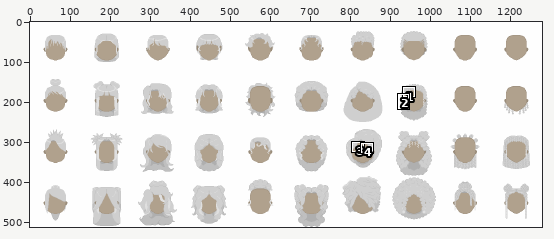
File history of a pixel-art file, Assets/Images/Pepo_Hair.aseprite. The first picture is a wide view before the edit; the outline marks the close-up.
Close-up. First the earlier version:
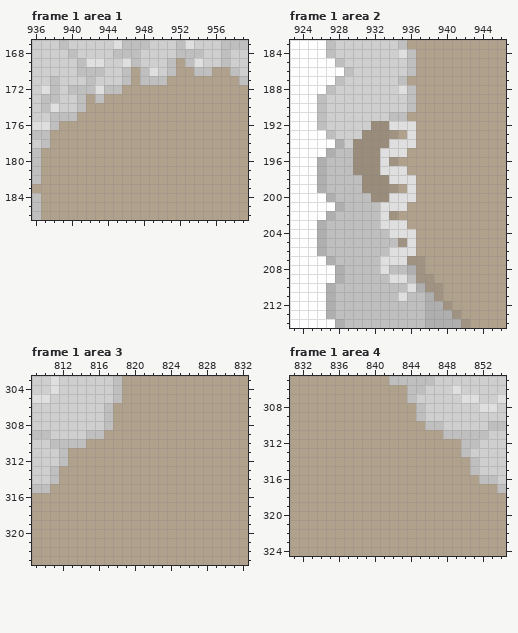
1280x512 pixels, 2 frames. Colours within 5 levels of each other are drawn and written as one. Shown: frame 1 area 1: x 936..959, y 167..186; frame 1 area 2: x 923..946, y 183..214; frame 1 area 3: x 809..832, y 303..323; frame 1 area 4: x 831..854, y 305..324. The commit also changed other frames or places, which this record leaves out.
The result:
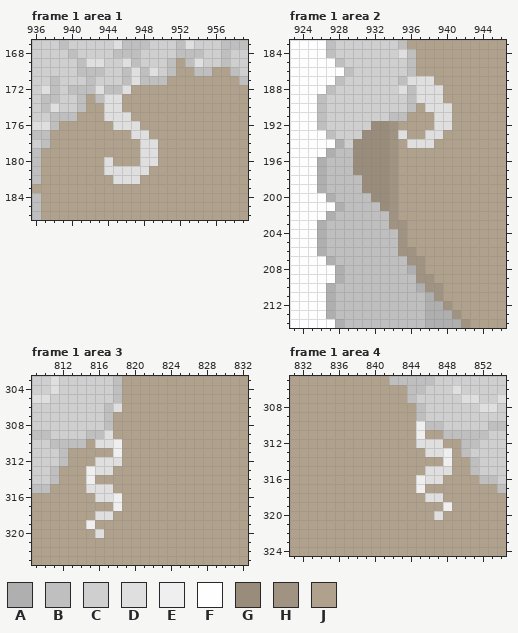
Palette (. is transparent): A #afafaf  B #bfbfbf  C #cfcfcf  D #dfdfdf  E #efefef  F #fefefe  G #998c7a  H #a19381  J #b0a18d
From old to new:
layer "Whiteout" added
layer "Layer 1" removed
Frame 1 area 1, layer "Tendrils":
The author changed colour J to colour D in rows 170 to 171 at x 947; in row 172 at x 946; in rows 173 to 174 at x 944 to 945; in row 175 at x 944 to 946; in row 176 at x 945 to 947; in row 177 at x 947 to 948.
The author changed colour J to colour D in rows 178 to 179 at x 948 to 949; in row 180 at x 944 and 948 to 949; in row 181 at x 944 to 948; in row 182 at x 945 to 947.
Frame 1 area 2, layer "Tendrils":
The author changed colour D to colour B in rows 202 to 203 at x 933; in row 204 at x 934; in row 206 at x 934; in row 207 at x 933 to 935; in row 208 at x 933; in row 209 at x 934 to 935.
The author changed colour D to colour B in row 210 at x 936; in row 211 at x 935.
The author changed colour J to colour D in row 187 at x 936 to 938; in rows 188 to 189 at x 937 to 939; in row 190 at x 938 to 940; in rows 191 to 192 at x 939 to 940; in row 193 at x 935 and 938 to 939; in row 194 at x 937 to 938.
The author changed colour D to colour G in rows 195 to 197 at x 933; in row 201 at x 933.
The author changed colour D to colour H in row 192 at x 934; in rows 194 to 195 at x 934; in rows 197 to 198 at x 934; in rows 200 to 201 at x 934; in row 203 at x 934 to 935; in row 204 at x 935.
The author changed colour D to colour H in row 206 at x 935 to 936.
The author changed colour D to colour J in row 192 at x 935 to 936; in row 193 at x 936; in rows 194 to 195 at x 935; in row 197 at x 935; in row 198 at x 935 to 936; in row 199 at x 936.
The author changed colour D to colour J in row 200 at x 935 to 936; in row 201 at x 935; in rows 204 to 205 at x 936.
Frame 1 area 3, layer "Tendrils":
The author changed colour J to colour D in row 306 at x 818; in row 309 at x 817; in row 310 at x 816 to 817; in row 312 at x 816 to 818; in row 313 at x 816 to 817; in row 315 at x 815 to 817.
The author changed colour J to colour D in row 316 at x 816 to 817; in row 318 at x 816 to 817; in row 320 at x 816.
The author changed colour J to colour E in rows 310 to 311 at x 818; in rows 313 to 314 at x 815; in rows 316 to 317 at x 818; in row 319 at x 815.
Frame 1 area 4, layer "Tendrils":
The author changed colour J to colour D in row 312 at x 845 to 847; in row 313 at x 846 to 847; in row 315 at x 846 to 848; in row 316 at x 846 to 847; in row 318 at x 846 to 847; in row 320 at x 847.
The author changed colour J to colour E in rows 310 to 311 at x 845; in rows 313 to 314 at x 848; in rows 316 to 317 at x 845; in row 319 at x 848.
Pixel boxes of the changes (left, top, right, bottom) in both close-ups:
changed: (104, 67, 158, 184)
changed: (380, 76, 452, 301)
changed: (86, 403, 122, 538)
changed: (416, 421, 452, 520)
